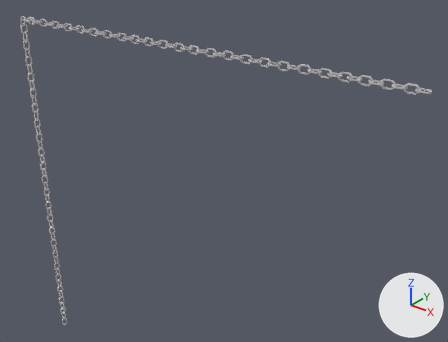
One commit to the FBX model resources/stage5/objects/5_C_L.fbx: the scene before it, then after it.
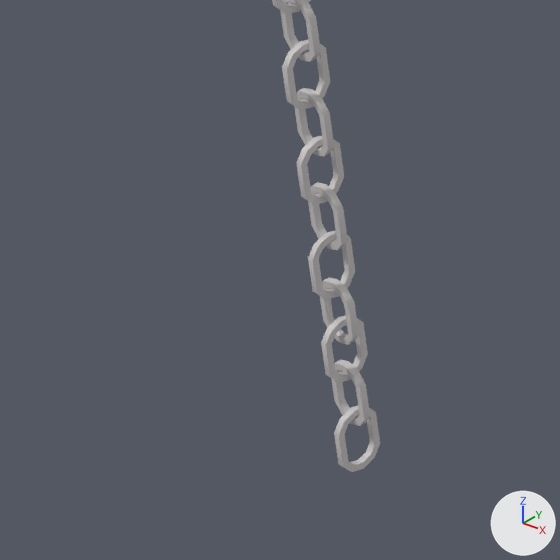
There are two pictures of each version: one whole from a 50 mm camera at (1.552, -1.704, 1.458) aimed at (0.031, 0.197, 0.279), one close up on the part from 5% to 20% of the width and 79% to 98% of the height. Every picture has the same lights, and +X, +Y and +Z are marked at lower right. Where no turn or scale is listed for an object, it has been applied to the vertices.

Script lines for the objects in view, before the commit:
```python
me_mesh = bpy.data.meshes.new('Mesh')
me_mesh.from_pydata(...)  # 3955 vertices, 3920 faces; spans x -0.92..0.92, y -0.09..0.09, z -0.87..0.87
# faces by material slot: [1924, 1996]
me_mesh.materials.append(mat_c)  # picture img_c_png
me_mesh.materials.append(mat_c3)  # picture img_c_png_001
ob_c_l_5 = bpy.data.objects.new('C_L_5', me_mesh)
ob_c_l_5.location = (0.0, 0.0, 0.0)
```
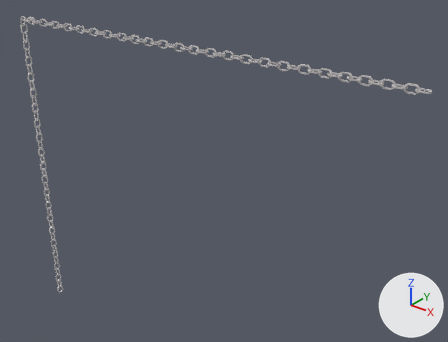
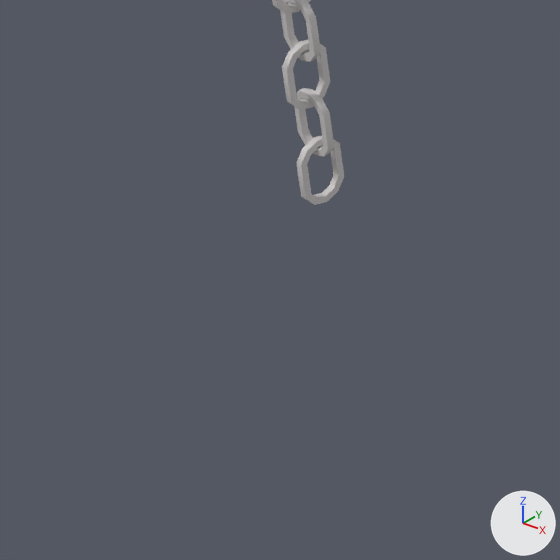
Changed parts and their boxes [x1, y1, x2, y2] in the close-ups (560 x 560 px):
'C_L_5', reshaped: before [272, 0, 380, 472]; after [272, 0, 344, 205]
part 1 of me_mesh, deleted: before [308, 182, 380, 472]

What the commit changed:
me_mesh is used by ob_c_l_5; location (0.0, 0.0, 0.0).
me_mesh had 3955 vertices, 3920 faces and spanned x -0.92..0.92, y -0.09..0.09, z -0.87..0.87.
me_mesh now has 3692 vertices, 3662 faces and spans x -0.92..0.92, y -0.09..0.09, z -0.65..0.87.
me_mesh part 1: 6 loose pieces with 263 vertices, spanning x -0.92..-0.89, y -0.09..-0.06, z -0.87..-0.64, are deleted.
